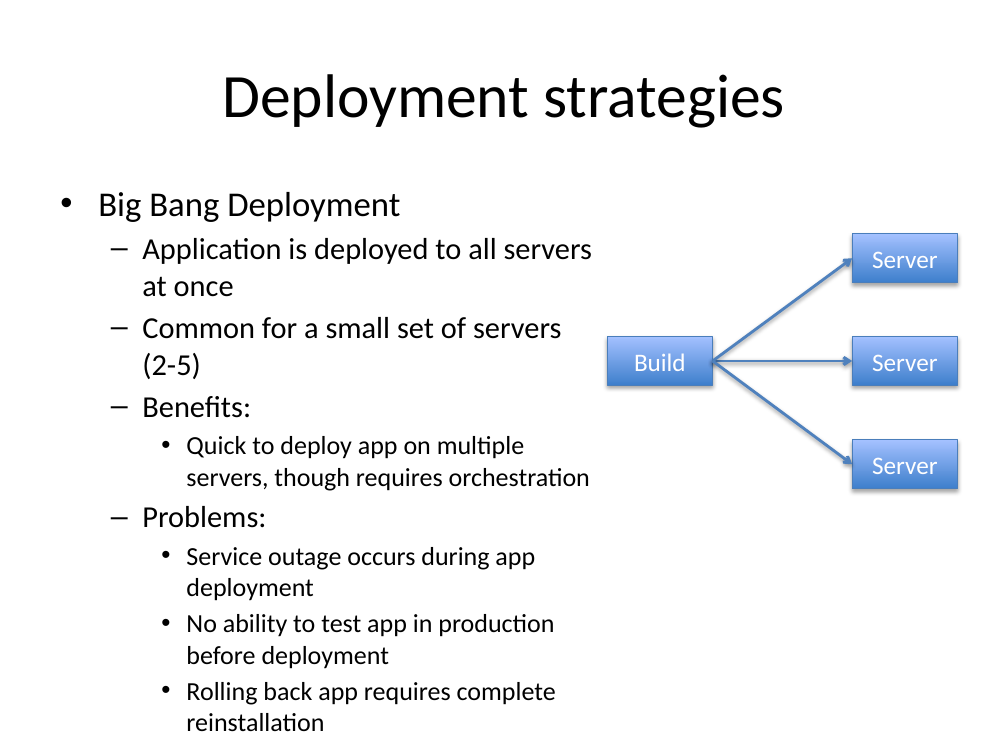
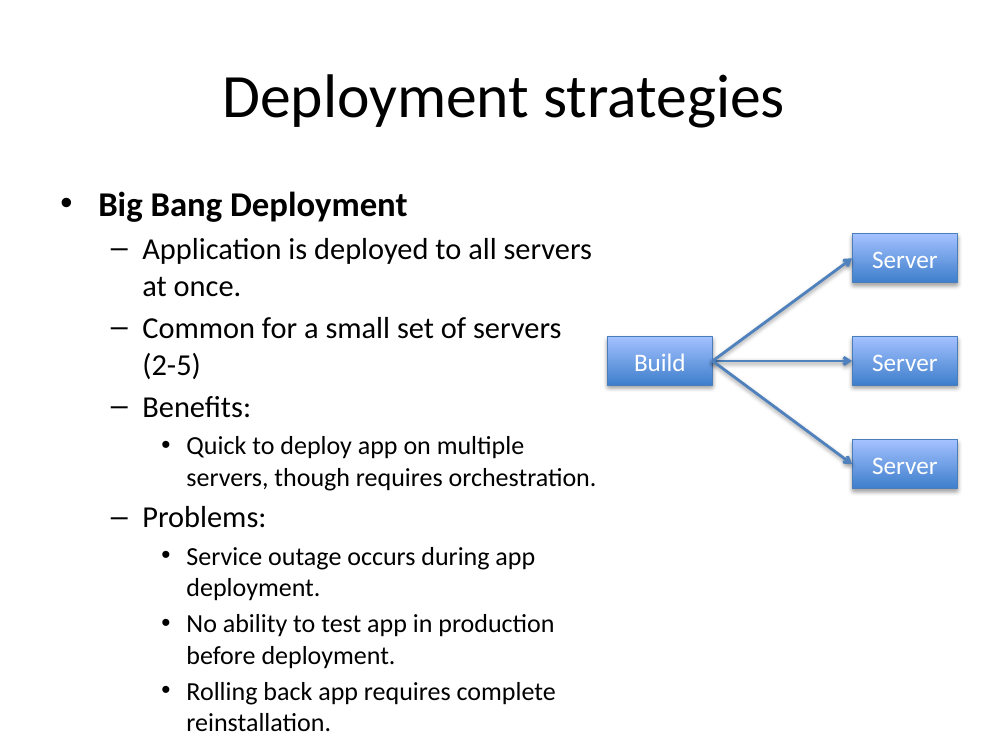
Before and after one commit to jasondbaker/infrastructure-class, a slide deck: slide 5 of lectures/infrastructure-week-10.pptx. Drawn at 1008x756 pixels with LibreOffice and Linux fonts; fonts in the diff are those of the drawing. Boxes give left, top, right and bottom in pixels: in the first picture for what was removed or moved away, otherwise in the second. Text is boxed around its words. In the diff, an @@ line names an element or a change of style, - is before the commit and + after.

```diff
--- a/lectures/infrastructure-week-10.pptx
+++ b/lectures/infrastructure-week-10.pptx
@@ text at bbox=[98, 191, 408, 222]: bold on in "Big Bang Deployment" @@
@@ text at bbox=[142, 238, 592, 297]: text changed @@
-  – Application is deployed to all servers at once
+  – Application is deployed to all servers at once.
@@ text at bbox=[186, 436, 597, 491]: text changed @@
-    • Quick to deploy app on multiple servers, though requires orchestration
+    • Quick to deploy app on multiple servers, though requires orchestration.
@@ text at bbox=[186, 547, 556, 705]: text changed @@
-    • Service outage occurs during app deployment
-    • No ability to test app in production before deployment
-    • Rolling back app requires complete reinstallation
+    • Service outage occurs during app deployment.
+    • No ability to test app in production before deployment.
+    • Rolling back app requires complete reinstallation.
```
Also in this commit, not shown: 12 other slides changed, 1 other file.
